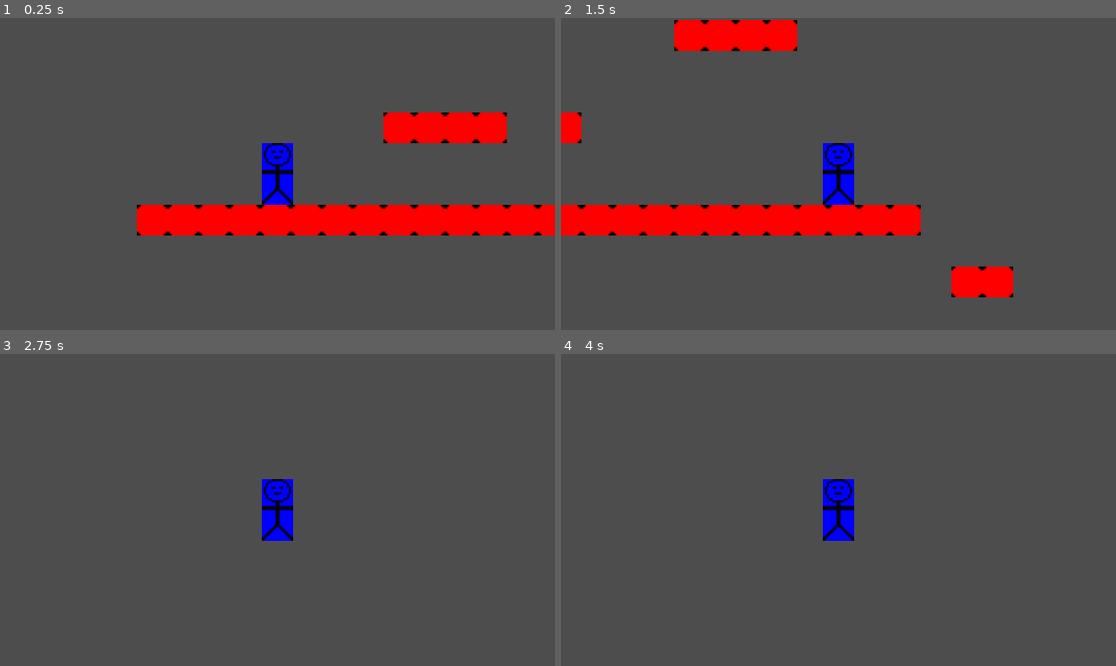
Above: before the commit, frames 1-4 (two rows, left to right).
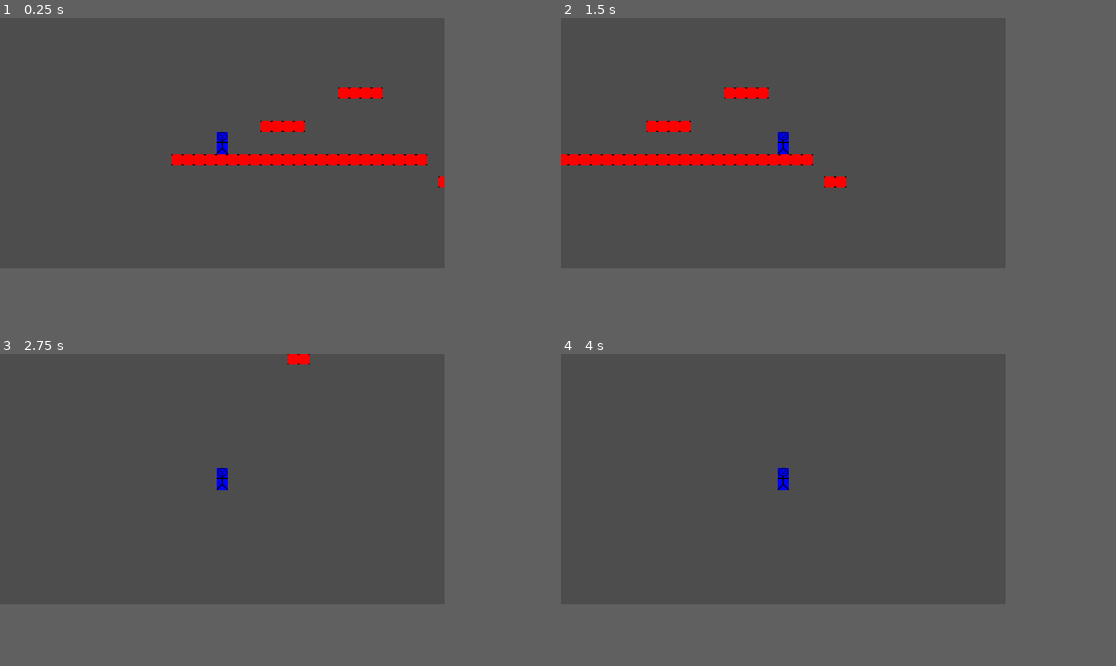
Above: after the commit, the same moments.

Repository: gamecolabteam/BlueBricks
Game: Godot game, scene res://scenes/levels/test_area.tscn
The game is run twice, just before and just after one commit, with the same random seed, the same clock (stepped at 60 frames per second) and the same inputs.
Inputs:
- Up to frame 1 (0.25 s): no input
- Up to frame 2 (1.5 s): tap Enter (ui_accept) at 0.5, 0.77 s; hold Right (ui_right) from 0.53 s (still down)
- Up to frame 3 (2.75 s): tap Enter (ui_accept) at 1.52 s; release Right (ui_right) at 2.03 s; hold Left (ui_left) from 2.03 s (still down)
- Up to frame 4 (4 s): release Left (ui_left) at 2.78 s; hold Right (ui_right) from 2.78 s (still down); tap Enter (ui_accept) at 3.02, 3.5, 3.77 s
In our replay, the window is 799x449 before the commit and 640x360 after it. These sizes can differ from the game's own. Grey fills any space a smaller window leaves; there, only what the larger window draws over its background counts as a difference.

The runs differ from the first frame. In frame 1, 13% of the frame differs, in the area x 24-100%, y 22-70%; in frame 2, 13%, in the area x 0-82%, y 0-90%; in frame 3, 1.4%; in frame 4, 1.3%.

Commit message:
Update project.godot

Diff:
--- a/project.godot
+++ b/project.godot
@@ -17,4 +17,12 @@
 
 [display]
 
-window/stretch/scale=4.0
+window/size/viewport_width=640
+window/size/viewport_height=360
+window/stretch/mode="viewport"
+window/stretch/aspect="expand"
+window/stretch/scale_mode="integer"
+
+[rendering]
+
+renderer/rendering_method="gl_compatibility"
